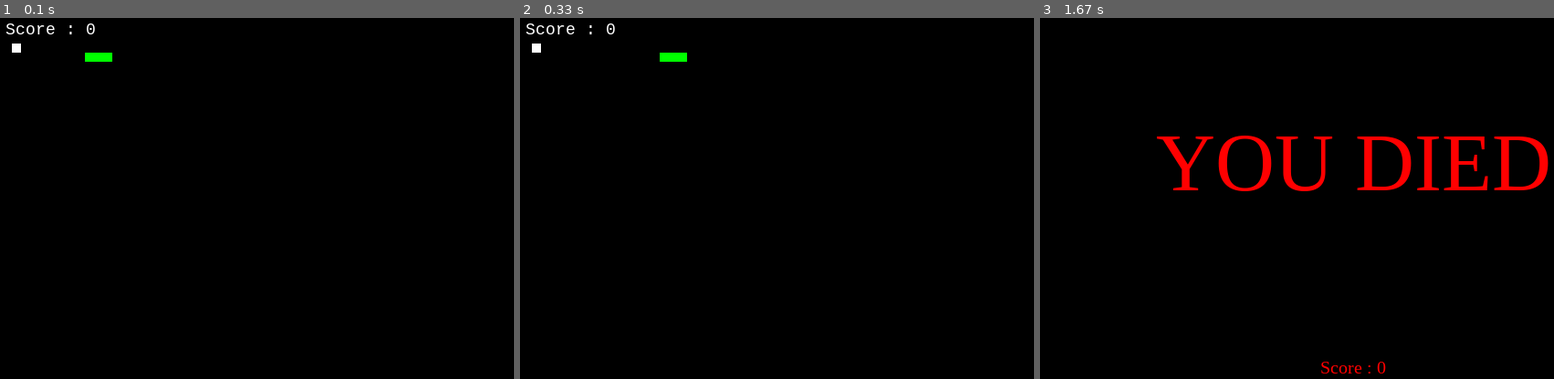
Above: before the commit, frames 1-3 (left to right).
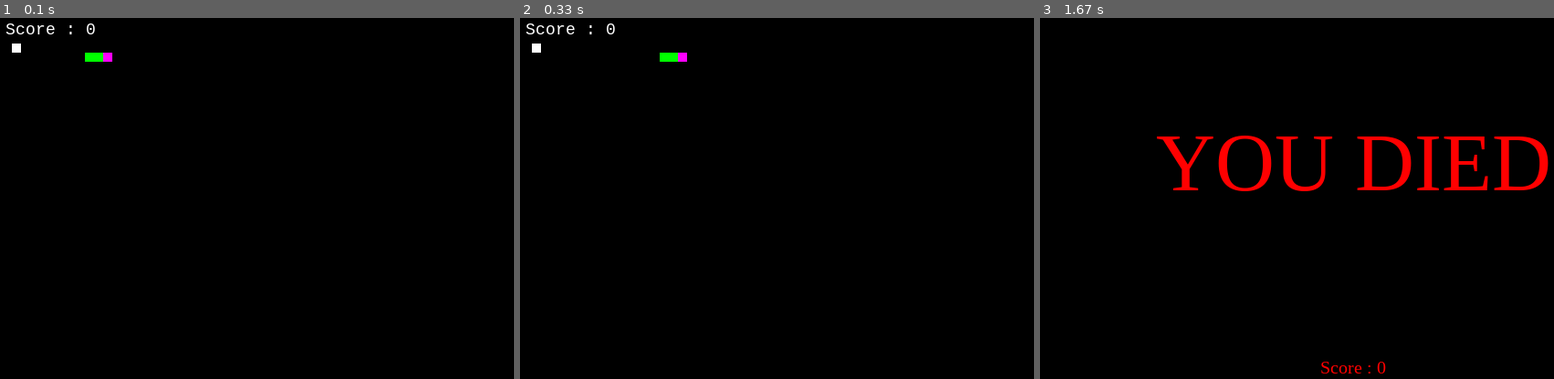
Above: after the commit, the same moments.

Repository: rajatdiptabiswas/snake-pygame
Game: pygame game, started from Snake Game.py
Same seed, same stepped clock (60 frames per second), same inputs: the game is played once before the commit and once after it.
Inputs:
- Up to frame 1 (0.1 s): no input
- Up to frame 2 (0.33 s): no input
- Up to frame 3 (1.67 s): tap W at 0.33 s

The runs differ from the first frame. In frame 1, less than 0.1% of the frame differs, in the area x 20-22%, y 9-13%; in frame 2, less than 0.1%; in frame 3, nothing differs.

Commit message:
head added to snake

Diff:
--- a/Snake Game.py
+++ b/Snake Game.py
@@ -40,6 +40,7 @@
 red = pygame.Color(255, 0, 0)
 green = pygame.Color(0, 255, 0)
 blue = pygame.Color(0, 0, 255)
+magenta  = pygame.Color(255,0,255)
 
 
 # FPS (frames per second) controller
@@ -143,11 +144,17 @@
 
     # GFX
     game_window.fill(black)
+    body_part = 0
     for pos in snake_body:
         # Snake body
         # .draw.rect(play_surface, color, xy-coordinate)
         # xy-coordinate -> .Rect(x, y, size_x, size_y)
-        pygame.draw.rect(game_window, green, pygame.Rect(pos[0], pos[1], 10, 10))
+        if body_part == 0:
+            pygame.draw.rect(game_window, magenta, pygame.Rect(pos[0], pos[1], 10, 10))
+        else:
+            pygame.draw.rect(game_window, green, pygame.Rect(pos[0], pos[1], 10, 10))
+
+        body_part += 1
 
     # Snake food
     pygame.draw.rect(game_window, white, pygame.Rect(food_pos[0], food_pos[1], 10, 10))
